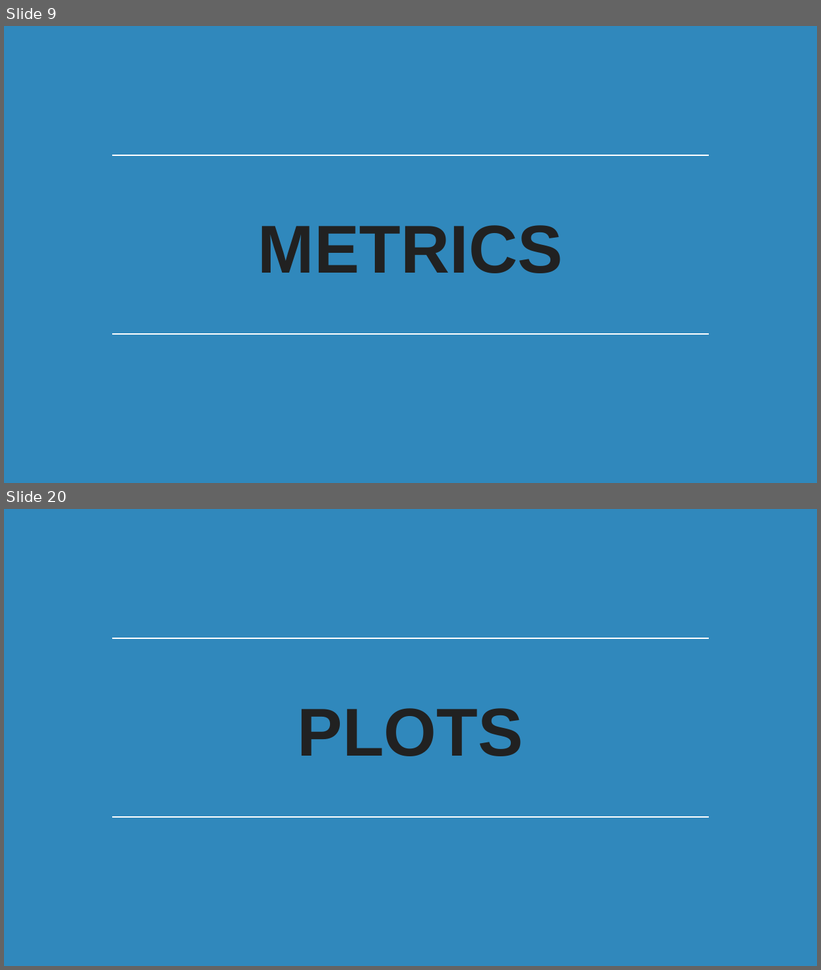
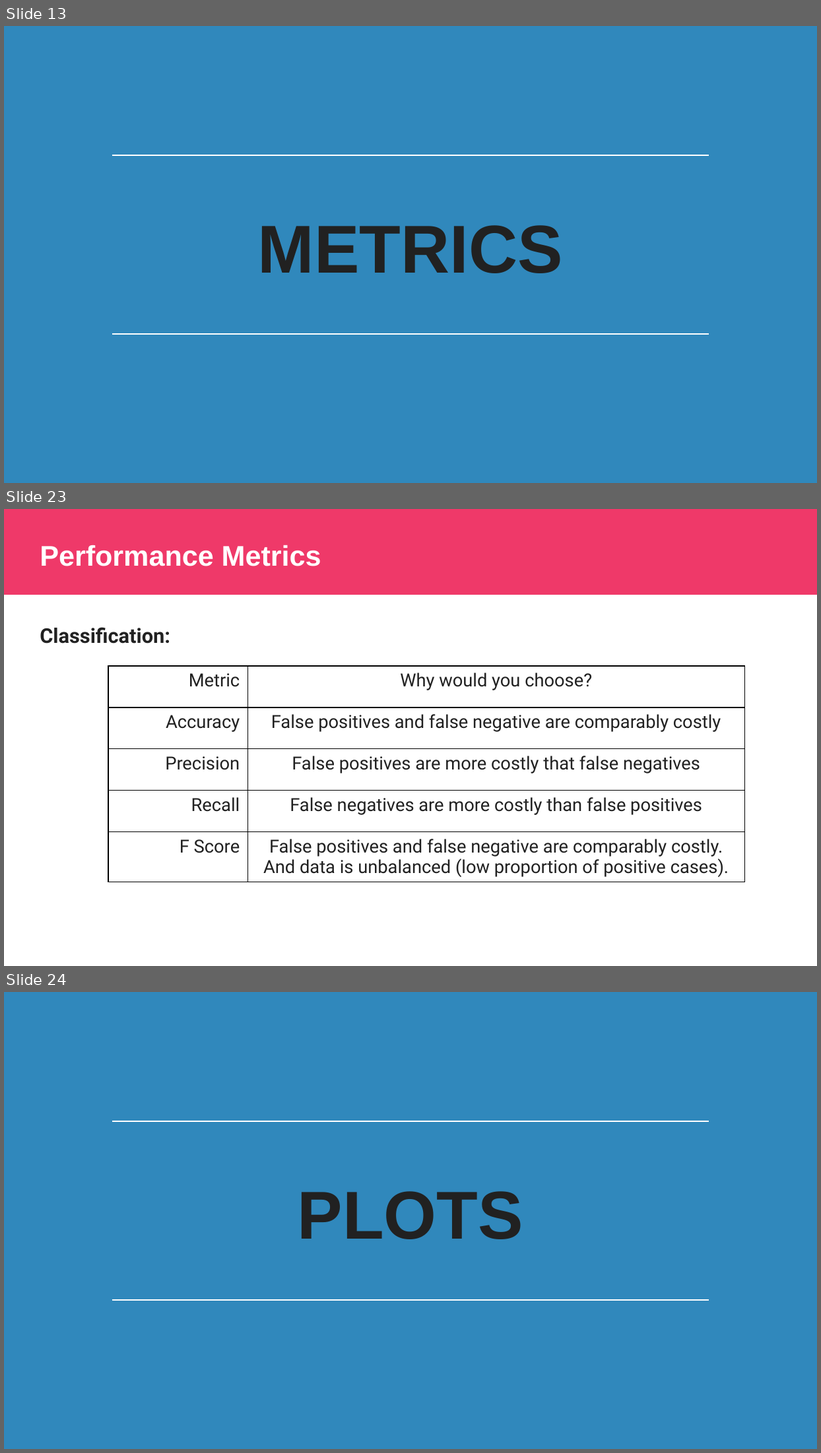
Before and after one commit to javediahmed/misc, a slide deck: Classification_Error_Metrics.pptx. Shown one above the other, each under a label of ours: slides 9 and 20 before the commit, slides 13, 23 and 24 after it; the slides between them are not shown. The pictures are 821x970 and 821x1453 pixels, drawn with LibreOffice and Linux fonts; fonts in the diff are those of the drawing; background and template pictures are left out. Boxes give left, top, right and bottom in pixels: in the first picture for what was removed or moved away, otherwise in the second. Text is boxed around its words. In the diff, an @@ line names an element or a change of style, - is before the commit and + after.

```diff
--- a/Classification_Error_Metrics.pptx
+++ b/Classification_Error_Metrics.pptx
@@ slide 23 added at [4, 509, 817, 966], background #FFFFFF @@
@@ rectangle added at [4, 509, 817, 595], fill #EF3969 @@
@@ title added at [40, 545, 321, 566], 25.2 pt, text #FFFFFF, bold @@
+Performance Metrics
@@ text added at [40, 627, 170, 644], 18 pt, text #212121, bold @@
+Classification:
@@ table added at [108, 666, 745, 884], 5 rows, 2 columns @@
+Metric | Why would you choose?
+Accuracy | False positives and false negative are comparably costly
+Precision | False positives are more costly that false negatives
+Recall | False negatives are more costly than false positives
+F Score | False positives and false negative are comparably costly. And data is unbalanced (low proportion of positive cases).
@@ what was slide 9 is now slide 13 @@
@@ what was slide 20 is now slide 24 @@
```
Also in this commit, not shown: 1 slide changed, 18 other slides added, 1 slide removed.
